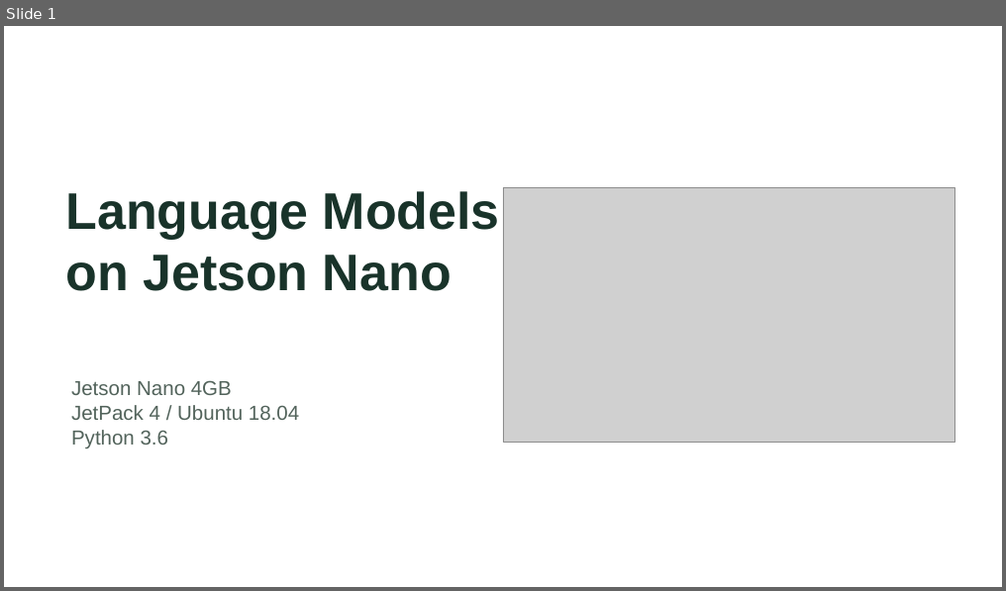
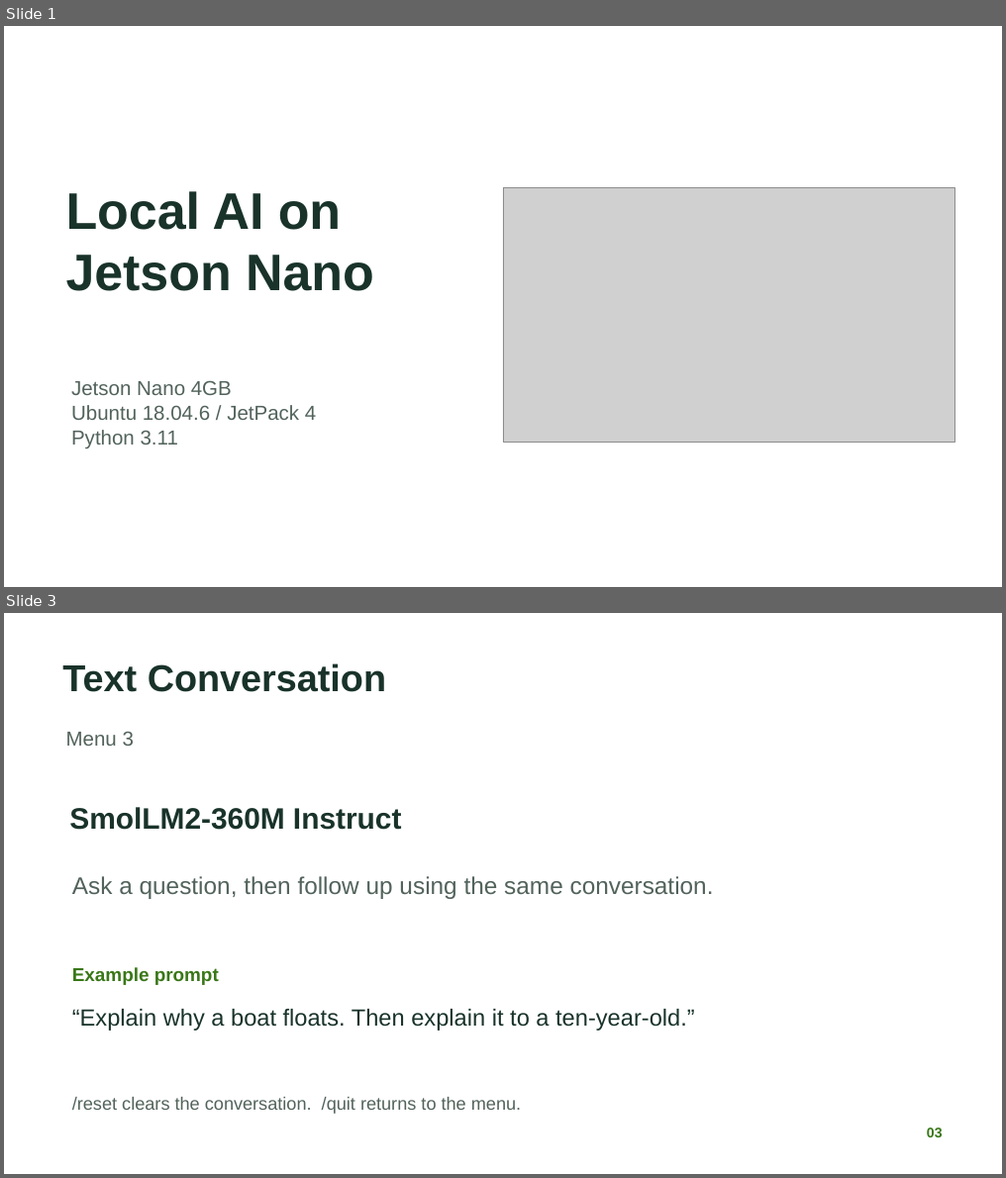
Before and after one commit to nileshsarkar-ai/JetsonNano-Demo, a slide deck: docs/Jetson_Nano_Local_AI_Experiments.pptx. Shown one above the other, each under a label of ours: slide 1 before the commit, slides 1 and 3 after it; the slides between them are not shown. The pictures are 1006x591 and 1006x1178 pixels, drawn with LibreOffice and Linux fonts; fonts in the diff are those of the drawing; grey boxes stand for pictures. Boxes give left, top, right and bottom in pixels: in the first picture for what was removed or moved away, otherwise in the second. Text is boxed around its words. In the diff, an @@ line names an element or a change of style, - is before the commit and + after.

```diff
--- a/docs/Jetson_Nano_Local_AI_Experiments.pptx
+++ b/docs/Jetson_Nano_Local_AI_Experiments.pptx
@@ slide 3 added at (4,613,1002,1174), background #FFFFFF @@
@@ text added at (62,663,386,692), 36 pt, text #19332A, bold @@
+Text Conversation
@@ text added at (66,731,134,746), 19.5 pt, text #52635B @@
+Menu 3
@@ text added at (69,807,402,830), 28.5 pt, text #19332A, bold @@
+SmolLM2-360M Instruct
@@ text added at (72,876,714,899), 23.2 pt, text #52635B @@
+Ask a question, then follow up using the same conversation.
@@ text added at (72,967,219,985), 18 pt, text #397718, bold @@
+Example prompt
@@ text added at (72,1009,695,1031), 22.5 pt, text #19332A @@
+“Explain why a boat floats. Then explain it to a ten-year-old.”
@@ text added at (72,1097,521,1114), 17.2 pt, text #52635B @@
+/reset clears the conversation. /quit returns to the menu.
@@ text added at (927,1128,943,1138), 13.5 pt, text #397718, bold @@
+03
@@ slide 1 changed as well @@
@@ text at (66,191,374,291): text changed @@
-Language Models
-on Jetson Nano
+Local AI on
+Jetson Nano
@@ text at (71,405,316,449): text changed @@
-JetPack 4 / Ubuntu 18.04
-Python 3.6
+Ubuntu 18.04.6 / JetPack 4
+Python 3.11
```
Also in this commit, not shown: 1 other slide changed, 4 other slides added, 8 slides removed, 7 other files.
